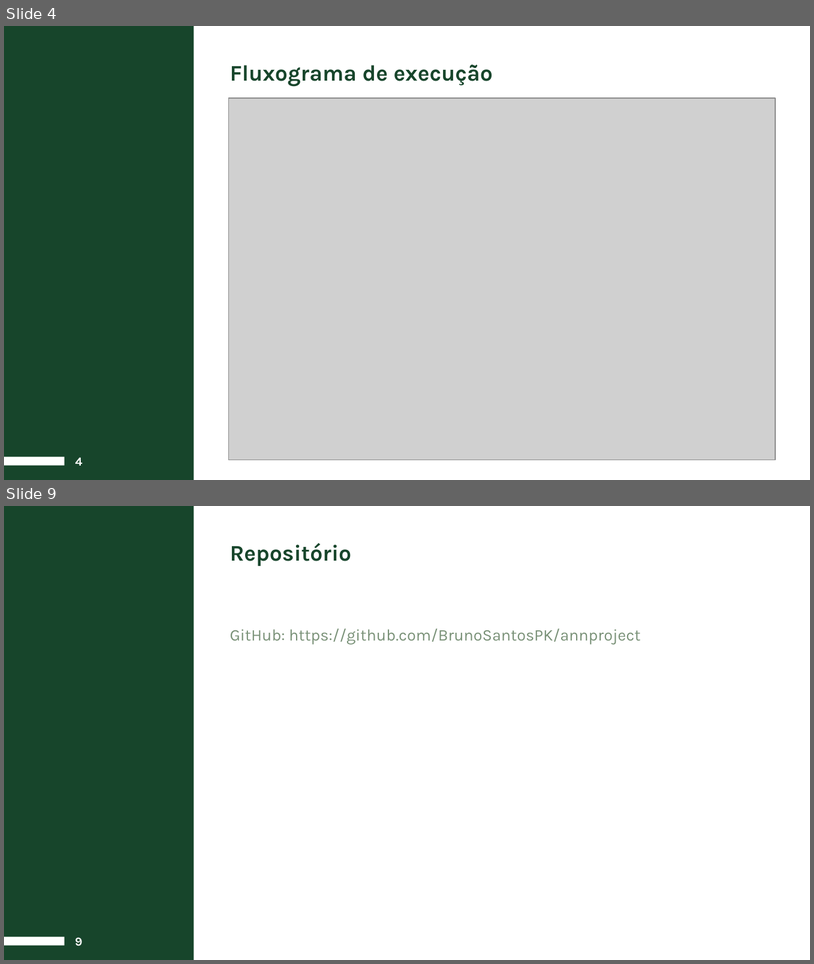
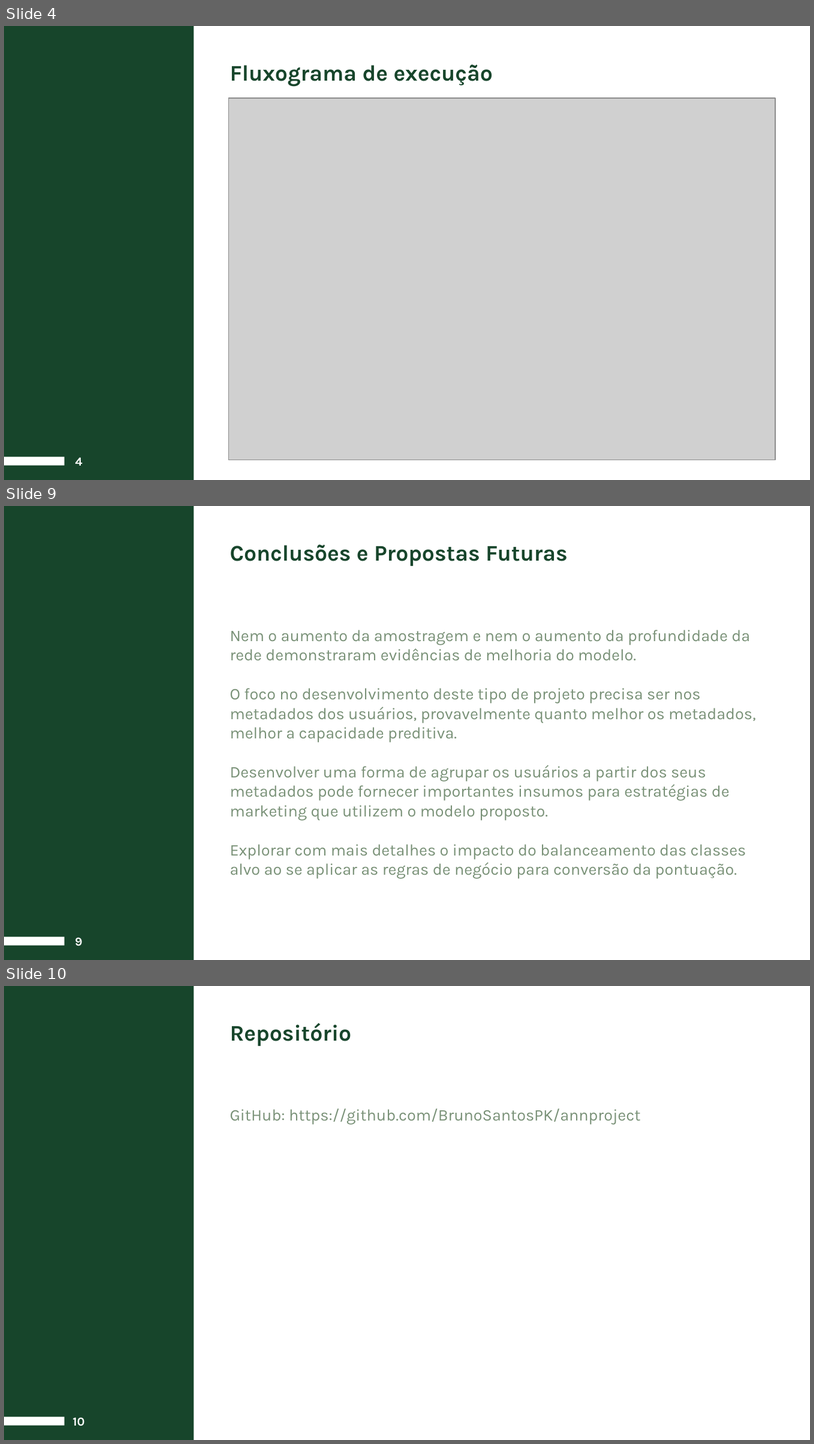
Before and after one commit to BrunoSantosPK/annproject, a slide deck: data/showcase.odp. Shown one above the other, each under a label of ours: slides 4 and 9 before the commit, slides 4, 9 and 10 after it; the slides between them are not shown. The pictures are 814x964 and 814x1444 pixels, drawn with LibreOffice and Linux fonts; fonts in the diff are those of the drawing; grey boxes stand for pictures. Boxes give left, top, right and bottom in pixels: in the first picture for what was removed or moved away, otherwise in the second. Text is boxed around its words. In the diff, an @@ line names an element or a change of style, - is before the commit and + after.

```diff
--- a/data/showcase.odp
+++ b/data/showcase.odp
@@ slide 9 added at box(4, 506, 810, 960), background #FFFFFF @@
@@ rectangle added at box(4, 506, 194, 960), fill #17452B @@
@@ text added at box(230, 544, 568, 566), 22 pt, text #17452B, bold @@
+Conclusões e Propostas Futuras
@@ text added at box(230, 630, 756, 879), 16 pt, text #799177 @@
+Nem o aumento da amostragem e nem o aumento da profundidade da rede demonstraram evidências de melhoria do modelo.
+O foco no desenvolvimento deste tipo de projeto precisa ser nos metadados dos usuários, provavelmente quanto melhor os metadados, melhor a capacidade preditiva.
+Desenvolver uma forma de agrupar os usuários a partir dos seus metadados pode fornecer importantes insumos para estratégias de marketing que utilizem o modelo proposto.
+Explorar com mais detalhes o impacto do balanceamento das classes alvo ao se aplicar as regras de negócio para conversão da pontuação.
@@ rectangle added at box(4, 936, 65, 945), fill #FFFFFF @@
@@ page number added at box(75, 937, 82, 946), 12 pt, text #FFFFFF, bold @@
+9
@@ what was slide 9 is now slide 10 @@
@@ page number at box(73, 1417, 85, 1426): text changed @@
-9
+10
```
Also in this commit, not shown: 4 slides changed, 2 other files.
